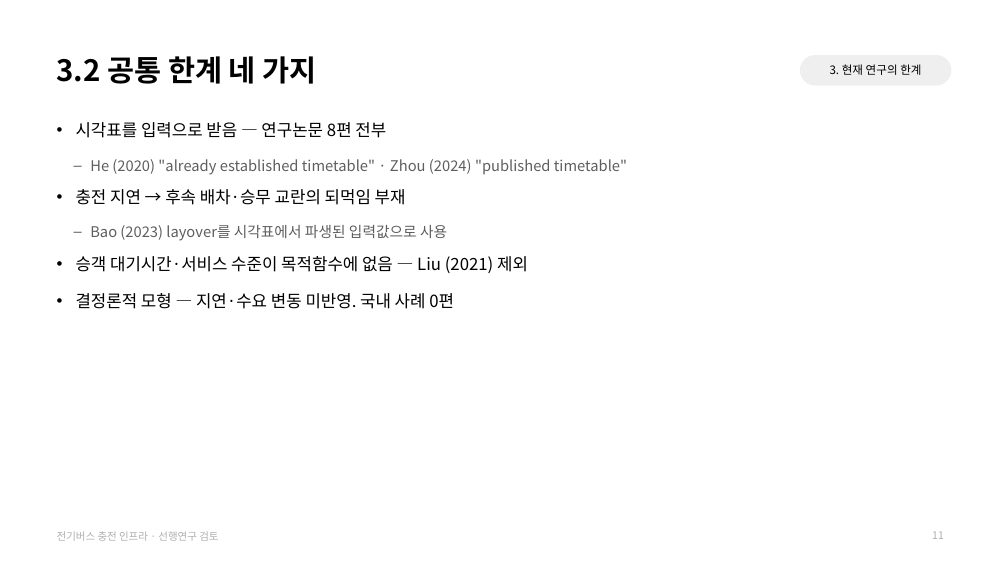
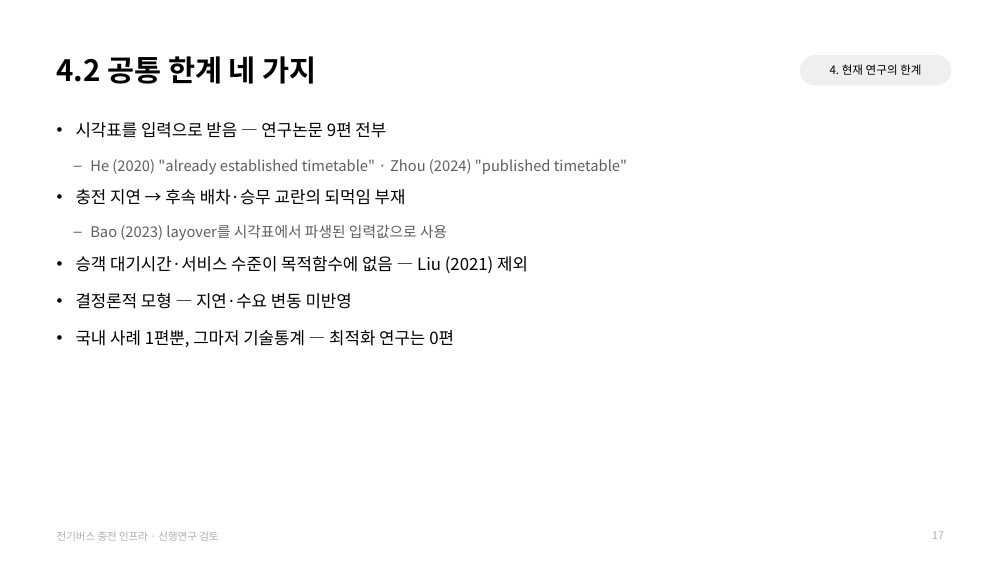
Before and after one commit to jujuwon7/presentation, a slide deck: slide 17 of 전기버스_충전인프라_선행연구_검토.pptx (slide 11 before the commit). Drawn at 1008x567 pixels with LibreOffice and Linux fonts; fonts in the diff are those of the drawing. Boxes give left, top, right and bottom in pixels: in the first picture for what was removed or moved away, otherwise in the second. Text is boxed around its words. In the diff, an @@ line names an element or a change of style, - is before the commit and + after.

```diff
--- a/전기버스_충전인프라_선행연구_검토.pptx
+++ b/전기버스_충전인프라_선행연구_검토.pptx
@@ title at (57,56,317,84): text changed @@
-3.2 공통 한계 네 가지
+4.2 공통 한계 네 가지
@@ text at (830,64,921,75): text changed @@
-3. 현재 연구의 한계
+4. 현재 연구의 한계
@@ text at (76,122,386,138): text changed @@
-• 시각표를 입력으로 받음 — 연구논문 8편 전부
+• 시각표를 입력으로 받음 — 연구논문 9편 전부
@@ text at (76,293,454,347): text changed @@
-• 결정론적 모형 — 지연·수요 변동 미반영. 국내 사례 0편
+• 결정론적 모형 — 지연·수요 변동 미반영
+• 국내 사례 1편뿐, 그마저 기술통계 — 최적화 연구는 0편
@@ page number at (932,531,944,539): text changed @@
-11
+17
```
Also in this commit, not shown: 13 other slides changed, 6 slides added.
